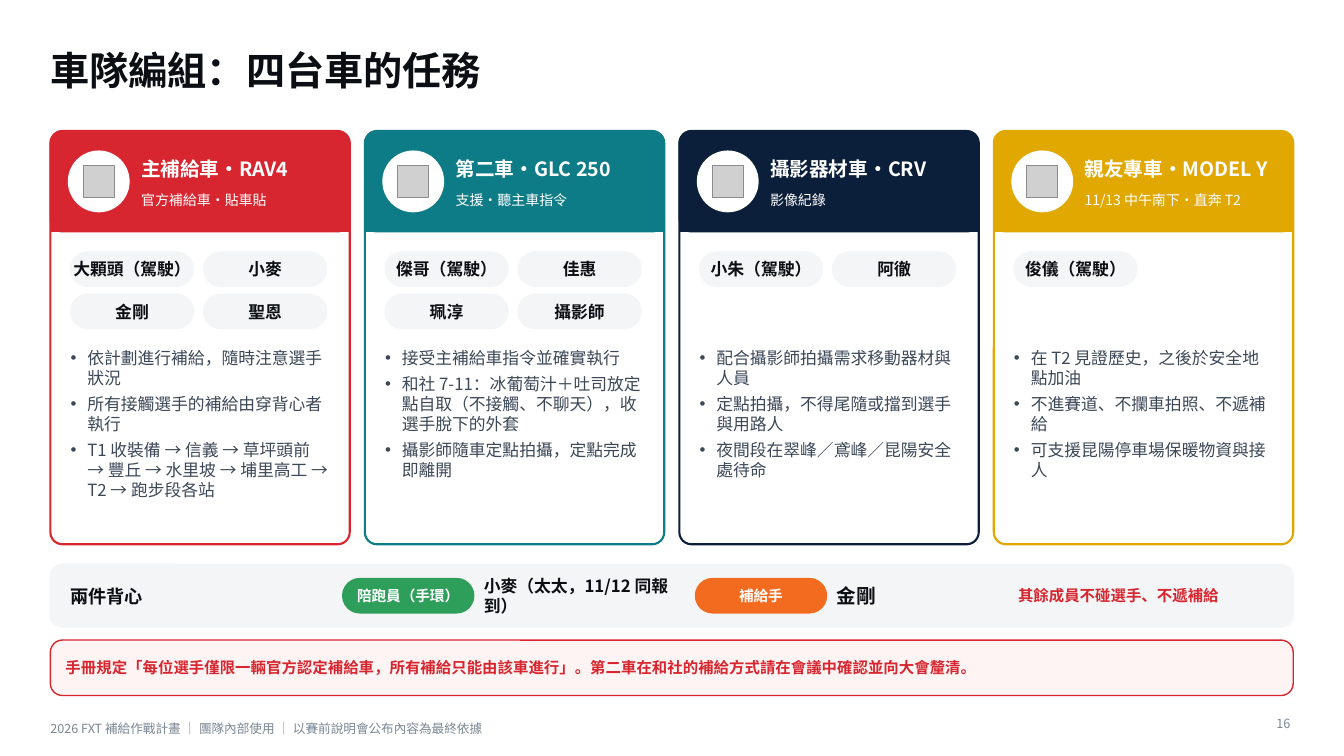
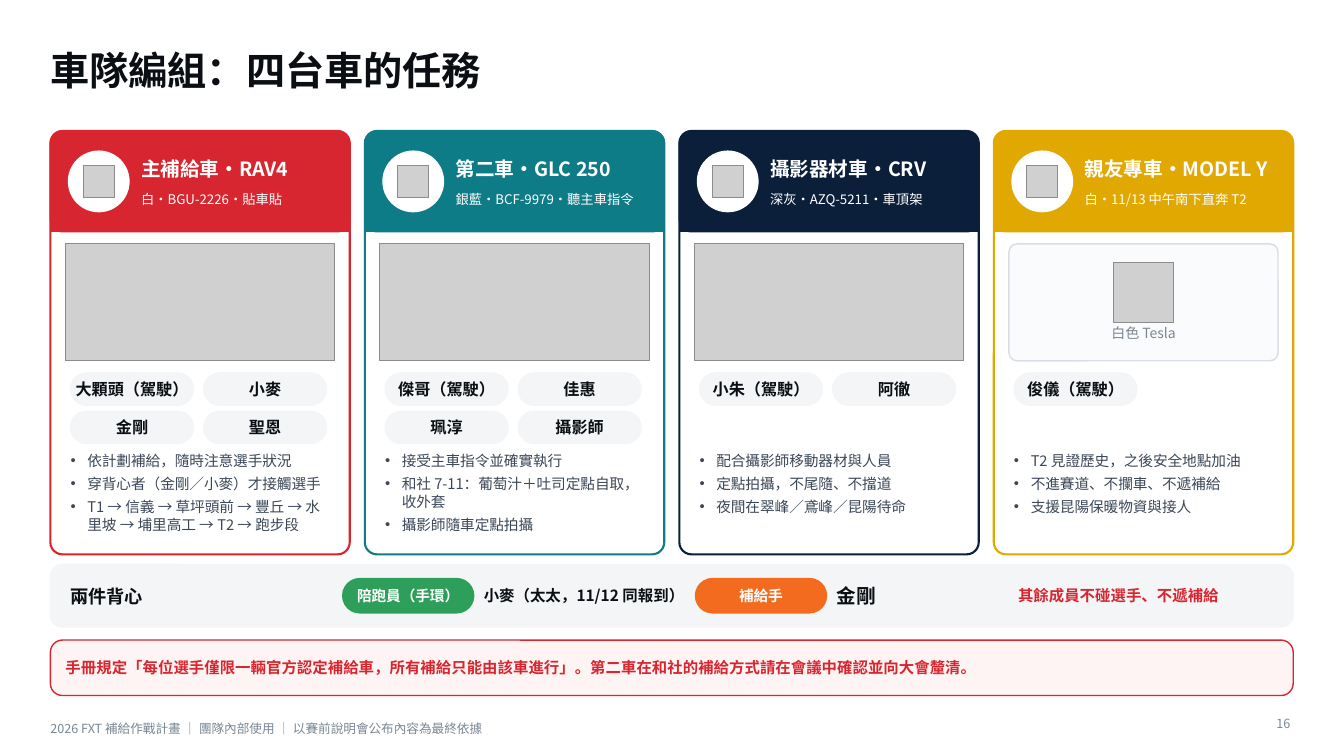
Before and after one commit to powermovebboy-sys/Race-site, a slide deck: slide 16 of deck/2026_FXT_補給作戰計畫.pptx. Drawn at 1344x756 pixels with LibreOffice and Linux fonts; fonts in the diff are those of the drawing; grey boxes stand for pictures. Boxes give left, top, right and bottom in pixels: in the first picture for what was removed or moved away, otherwise in the second. Text is boxed around its words. In the diff, an @@ line names an element or a change of style, - is before the commit and + after.

```diff
--- a/deck/2026_FXT_補給作戰計畫.pptx
+++ b/deck/2026_FXT_補給作戰計畫.pptx
@@ rounded rectangle: place and size @@
-rounded rectangle at box(50, 131, 350, 544)
+rounded rectangle at box(50, 131, 350, 555)
@@ rounded rectangle: place and size @@
-rounded rectangle at box(365, 131, 664, 544)
+rounded rectangle at box(365, 131, 664, 555)
@@ rounded rectangle: place and size @@
-rounded rectangle at box(680, 131, 979, 544)
+rounded rectangle at box(680, 131, 979, 555)
@@ rounded rectangle: place and size @@
-rounded rectangle at box(994, 131, 1294, 544)
+rounded rectangle at box(994, 131, 1294, 555)
@@ text at box(141, 193, 282, 205): text changed; size 10 to 9.5 pt @@
-官方補給車・貼車貼
+白・BGU-2226・貼車貼
@@ text at box(456, 193, 634, 205): text changed; size 10 to 9.5 pt @@
-支援・聽主車指令
+銀藍・BCF-9979・聽主車指令
@@ text at box(770, 193, 923, 207): text changed; size 10 to 9.5 pt @@
-影像紀錄
+深灰・AZQ-5211・車頂架
@@ text at box(1085, 193, 1246, 207): text changed; size 10 to 9.5 pt @@
-11/13 中午南下・直奔 T2
+白・11/13 中午南下直奔 T2
@@ picture added at box(66, 244, 335, 361) @@
@@ picture added at box(380, 244, 649, 361) @@
@@ picture added at box(695, 244, 964, 361) @@
@@ rounded rectangle added at box(1009, 244, 1278, 361), fill #FAFBFC, outline #D9DEE5 1 pt @@
@@ picture added at box(1113, 262, 1174, 323) @@
@@ text added at box(1111, 326, 1175, 339), 10 pt, text #7A8794 @@
+白色 Tesla
@@ 4 rounded rectangles: place and size @@
-4 rounded rectangles at box(71, 294, 641, 329)
+4 rounded rectangles at box(71, 373, 641, 405)
@@ size 12 to 11.5 pt in 11 elements at box(116, 419, 148, 435), box(249, 417, 281, 438), box(430, 419, 462, 435), box(555, 417, 603, 438), box(76, 381, 189, 397), box(249, 381, 281, 397), box(398, 381, 495, 397), box(563, 379, 595, 400), box(713, 381, 810, 397), box(878, 381, 910, 397), box(1027, 381, 1124, 397) @@
@@ 7 texts, 3 rounded rectangles: place and size @@
-7 texts, 3 rounded rectangles at box(73, 252, 1137, 286)
+7 texts, 3 rounded rectangles at box(76, 373, 1137, 405)
@@ 4 texts: place and size @@
-4 texts at box(115, 301, 604, 323)
+4 texts at box(116, 417, 603, 438)
@@ 4 rounded rectangles: place and size @@
-4 rounded rectangles at box(71, 252, 641, 286)
+4 rounded rectangles at box(71, 411, 641, 444)
@@ text at box(87, 453, 321, 531): text changed; size 12 to 10.5 pt @@
-• 依計劃進行補給，隨時注意選手狀況
-• 所有接觸選手的補給由穿背心者執行
-• T1 收裝備 → 信義 → 草坪頭前 → 豐丘 → 水里坡 → 埔里高工 → T2 → 跑步段各站
+• 依計劃補給，隨時注意選手狀況
+• 穿背心者（金剛／小麥）才接觸選手
+• T1 → 信義 → 草坪頭前 → 豐丘 → 水里坡 → 埔里高工 → T2 → 跑步段
@@ text at box(402, 453, 639, 531): text changed; size 12 to 10.5 pt @@
-• 接受主補給車指令並確實執行
-• 和社 7-11：冰葡萄汁＋吐司放定點自取（不接觸、不聊天），收選手脫下的外套
-• 攝影師隨車定點拍攝，定點完成即離開
+• 接受主車指令並確實執行
+• 和社 7-11：葡萄汁＋吐司定點自取，收外套
+• 攝影師隨車定點拍攝
@@ text at box(716, 453, 906, 513): text changed; size 12 to 10.5 pt @@
-• 配合攝影師拍攝需求移動器材與人員
-• 定點拍攝，不得尾隨或擋到選手與用路人
-• 夜間段在翠峰／鳶峰／昆陽安全處待命
+• 配合攝影師移動器材與人員
+• 定點拍攝，不尾隨、不擋道
+• 夜間在翠峰／鳶峰／昆陽待命
@@ text at box(1031, 453, 1241, 513): text changed; size 12 to 10.5 pt @@
-• 在 T2 見證歷史，之後於安全地點加油
-• 不進賽道、不攔車拍照、不遞補給
-• 可支援昆陽停車場保暖物資與接人
+• T2 見證歷史，之後安全地點加油
+• 不進賽道、不攔車、不遞補給
+• 支援昆陽保暖物資與接人
@@ text "小麥（太太，11/12 同報到）" at box(484, 588, 684, 604): size 12 to 11 pt @@
```
Also in this commit, not shown: 1 other slide changed, 5 other files.
